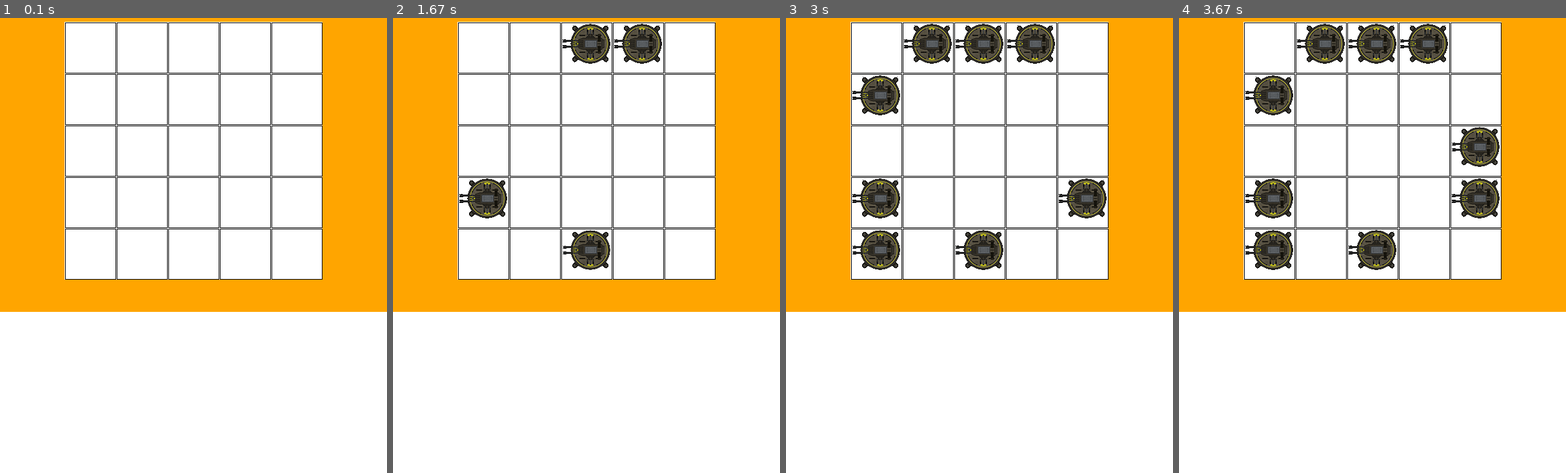
Above: before the commit, frames 1-4 (left to right).
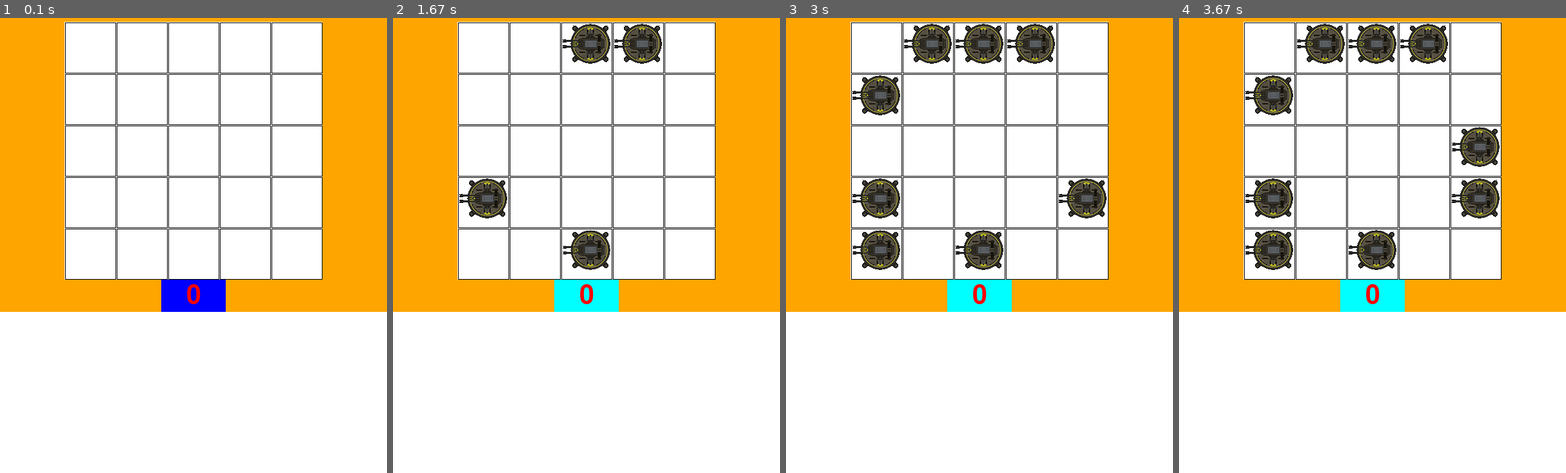
Above: after the commit, the same moments.

Repository: qwe-png/pygame-project-yandex
Game: pygame game, started from main.py
Same seed, same stepped clock (60 frames per second), same inputs: the game is played once before the commit and once after it.
Inputs (mouse positions are in pixels of both pictures, inside the frame that each line leads up to):
- Up to frame 1 (0.1 s): no input
- Up to frame 2 (1.67 s): press the mouse at (493, 218) at 0.37 s; move the mouse to (559, 272) at 0.47 s; release the mouse at (625, 331) at 0.6 s; click (644, 36) at 0.72 s; click (594, 40) at 1.05 s; click (586, 277) at 1.38 s
- Up to frame 3 (3 s): click (917, 45) at 1.72 s; click (1099, 204) at 2.05 s; click (867, 113) at 2.38 s; click (871, 272) at 2.72 s
- Up to frame 4 (3.67 s): click (1453, 149) at 3.55 s

The runs differ from the first frame. In frame 1, 1.2% of the frame differs, in the area x 41-59%, y 57-65%; in frame 2, 1.2%; in frame 3, 1.2%; in frame 4, 1.2%.

Commit message:
добавил кнопку подсчёта очков

Diff:
--- a/main.py
+++ b/main.py
@@ -2,6 +2,16 @@
 import math
 import sys
 import os
+from random import randint
+
+from pygame.locals import *
+
+
+
+
+schetchik_ochkov_dlya_pokupki_bashen = 0
+randomazer = randint(0, 4)
+provershit = 10
 
 def terminate():
     #выход
@@ -35,12 +45,15 @@
 tower_image = load_image('tower.png')
 tower_width = tower_height = 80
 
+
 class Tower(pygame.sprite.Sprite):
     def __init__(self, pos_x, pos_y, left, top):
         super().__init__(tower_group, all_sprites)
         self.image = tower_image
         self.rect = self.image.get_rect().move(
             tower_width * pos_x + left, tower_height * pos_y + top)
+        print(pos_x)
+
 
 class Board:
     # создание поля
@@ -66,9 +79,21 @@
             for x in range(self.width):
                 pygame.draw.rect(screen, w, (x * cs + self.left, y * cs + self.top, cs, cs), 0)
                 pygame.draw.rect(screen, pygame.Color(0, 0, 0), (x * cs + self.left + 1, y * cs + self.top + 1, cs - 1, cs - 1), 1)
+                if not provershit:
+                    pygame.draw.rect(screen, pygame.Color(0, 255, 255), (250, 500, 100, 490))
+                if provershit:
+                    pygame.draw.rect(screen, pygame.Color(0, 0, 255), (250, 500, 100, 490))
+                fontObj = pygame.font.Font(None, 60)
+
+                textSurfaceObj = fontObj.render(str(schetchik_ochkov_dlya_pokupki_bashen), True, (255, 0, 0))
+                textRectObj = textSurfaceObj.get_rect()
+                textRectObj.center = (300, 525)
+                screen.blit(textSurfaceObj, textRectObj)
+
                 if self.board[y][x] >= 1:
                     Tower(x, y, self.left, self.top)
                     tower_group.draw(screen)
+
 
 
         pygame.draw.rect(screen, (255, 255, 255), (0, 550, 600, 300), 0)
@@ -88,7 +113,6 @@
 
 
     def on_click(self, cell_coords):
-        print(cell_coords)
         if cell_coords != None:
             self.board[list(cell_coords)[1]][list(cell_coords)[0]] += 1
             print(self.board[list(cell_coords)[1]][list(cell_coords)[0]])
@@ -119,6 +143,16 @@
 
         if event.type == pygame.MOUSEBUTTONDOWN:
             board.get_click(event.pos)
+            if provershit:
+                schetchik_ochkov_dlya_pokupki_bashen += 10
+                print('asd')
+
+        if event.type == pygame.MOUSEMOTION:
+            if 250 <= int(event.pos[0]) <= 350 and 500 <= int(event.pos[1]) <= 550:
+                provershit = True
+            else:
+                provershit = False
+
 
     screen.fill(pygame.Color("orange"))
     board.render(screen)
Binary file added: img_3.png
